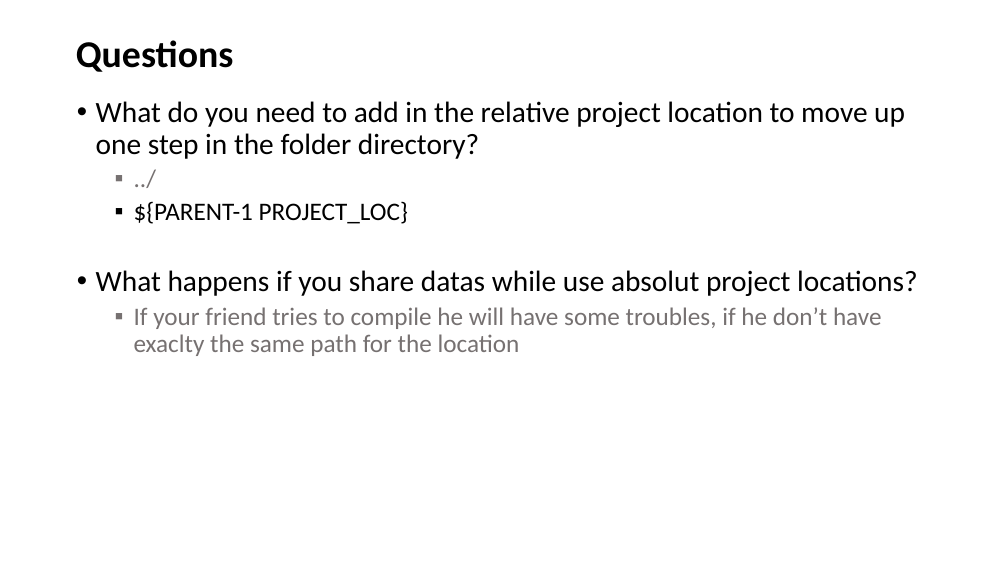
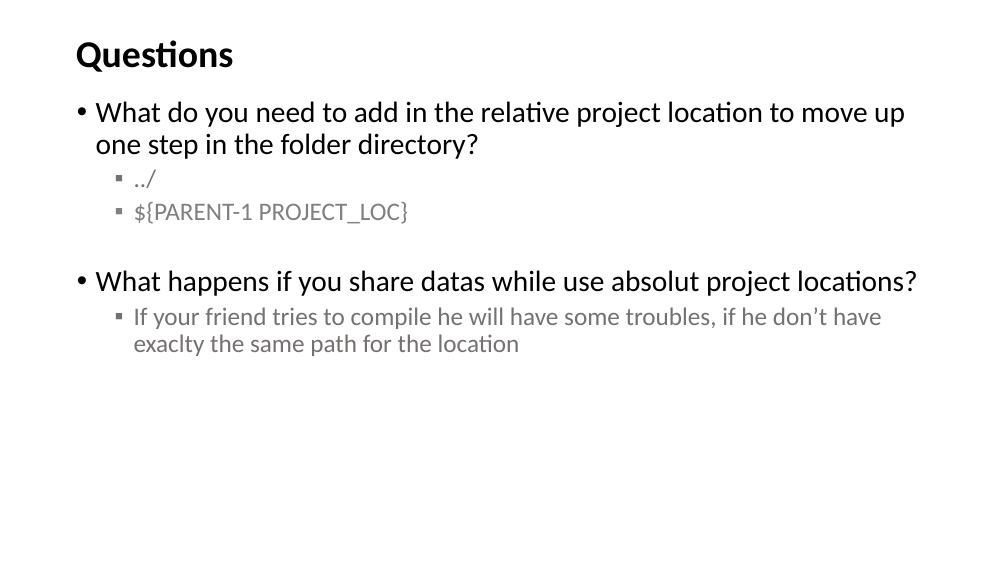
Before and after one commit to eiswasser/Sumobotic, a slide deck: slide 11 of Recap.pptx. Drawn at 1008x567 pixels with LibreOffice and Linux fonts; fonts in the diff are those of the drawing. Boxes give left, top, right and bottom in pixels: in the first picture for what was removed or moved away, otherwise in the second. Text is boxed around its words. In the diff, an @@ line names an element or a change of style, - is before the commit and + after.

```diff
--- a/Recap.pptx
+++ b/Recap.pptx
@@ text at [134,202,408,224]: text colour #000000 to #808080 in "${PARENT-1 PROJECT_LOC}" @@
```
Also in this commit, not shown: 1 other slide changed, 15 other files.
